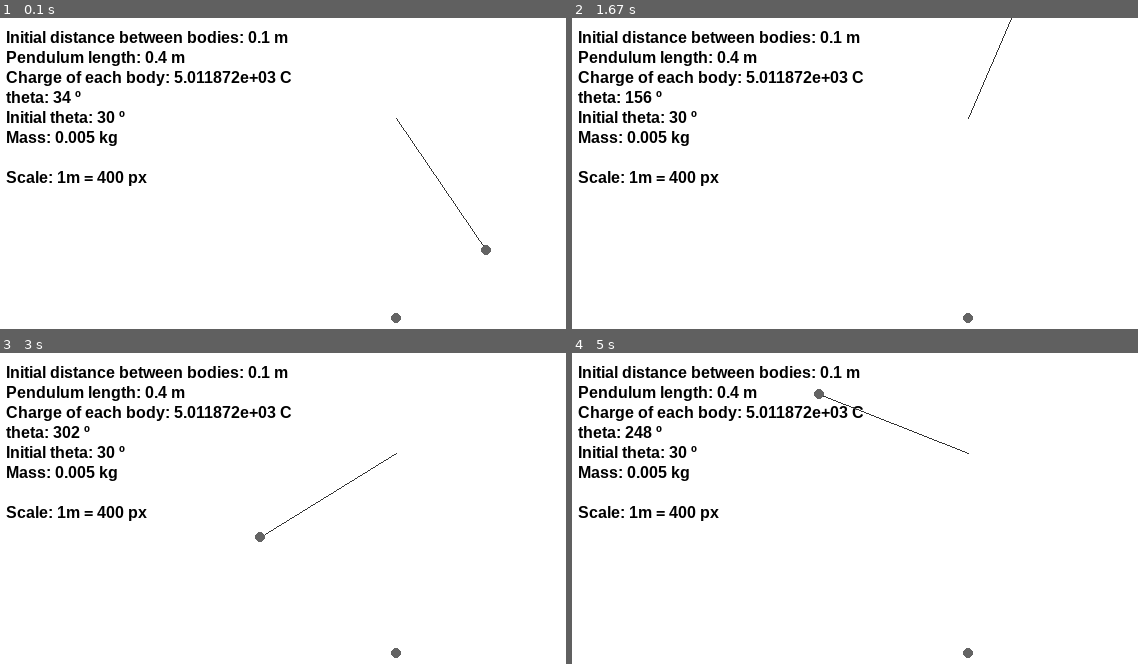
Above: before the commit, frames 1-4 (two rows, left to right).
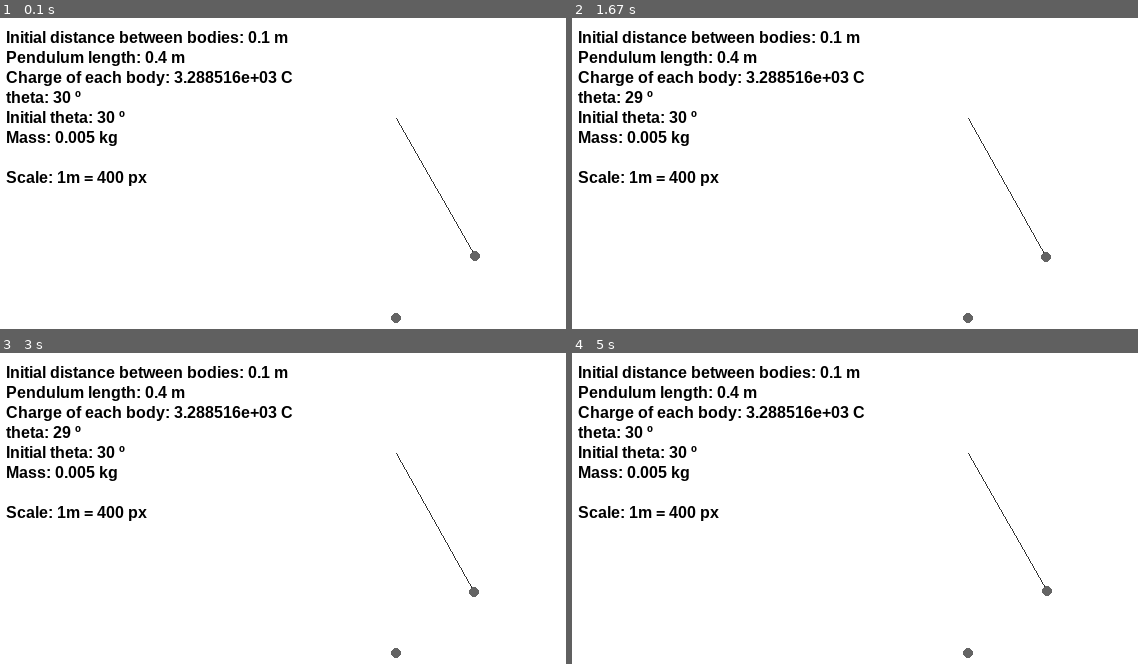
Above: after the commit, the same moments.

Repository: WashingtonCC/ElectricPendulum
Game: pygame game, started from physics explained/pygame1.py
Same seed, same stepped clock (60 frames per second), same inputs: the game is played once before the commit and once after it.
Inputs:
- Up to frame 1 (0.1 s): no input
- Up to frame 2 (1.67 s): no input
- Up to frame 3 (3 s): no input
- Up to frame 4 (5 s): no input

The runs differ from the first frame. In frame 1, 0.7% of the frame differs, in the area x 10-87%, y 17-79%; in frame 2, 0.7%; in frame 3, 0.8%; in frame 4, 0.8%, in the area x 9-85%, y 11-79%.

Commit message:
Added another sample video

Diff:
--- a/physics explained/pygame1.py
+++ b/physics explained/pygame1.py
@@ -8,7 +8,7 @@
 screen = pygame.display.set_mode((width, height))
 clock = pygame.time.Clock()
 
-Q = 10 ** (3.7)
+Q = 10 ** (3.517)
 k = 9 * 10 ** (-9)
 g = 9.8
 
Not shown, added: ePend2.mkv
